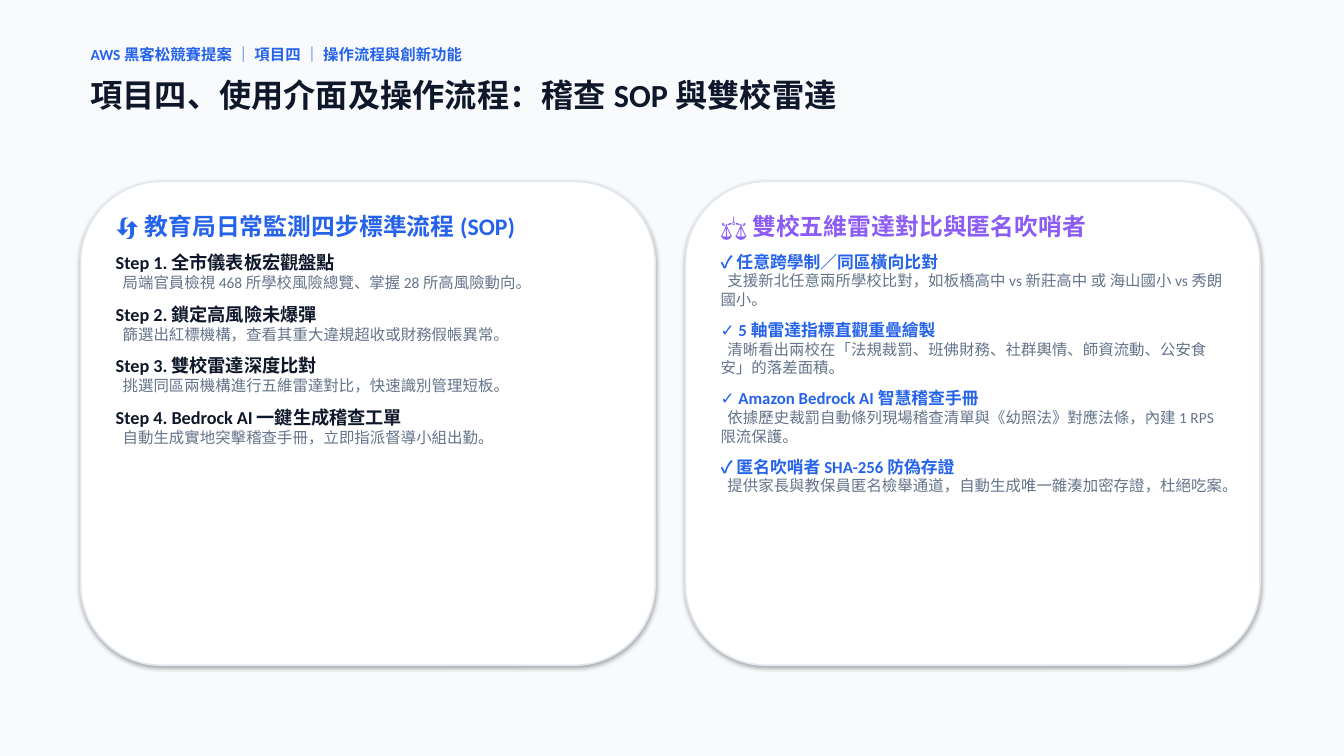
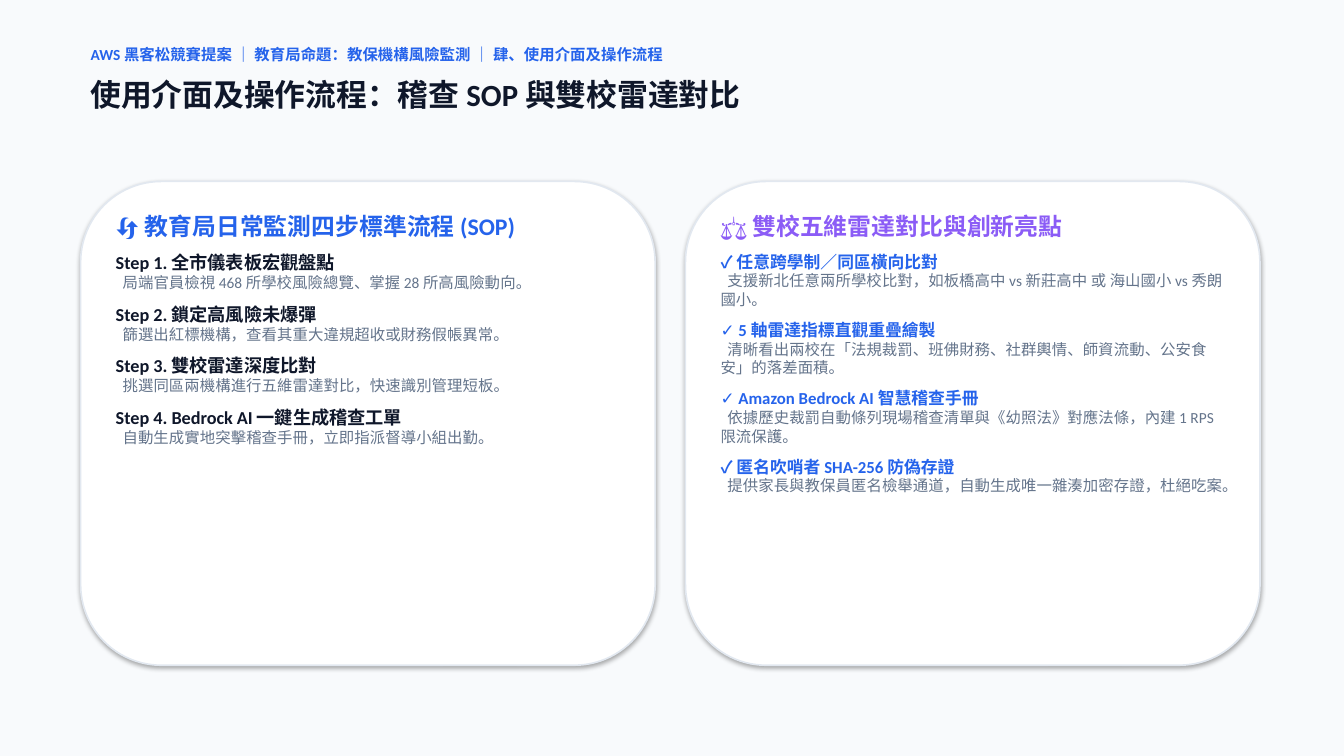
Before and after one commit to oscarlin9398-debug/smart-watchdog, a slide deck: slide 8 of 新北市校園治理情報平台_提案簡報.pptx. Drawn at 1344x756 pixels with LibreOffice and Linux fonts; fonts in the diff are those of the drawing. Boxes give left, top, right and bottom in pixels: in the first picture for what was removed or moved away, otherwise in the second. Text is boxed around its words. In the diff, an @@ line names an element or a change of style, - is before the commit and + after.

```diff
--- a/新北市校園治理情報平台_提案簡報.pptx
+++ b/新北市校園治理情報平台_提案簡報.pptx
@@ text at [91,45,663,65]: text changed @@
-AWS 黑客松競賽提案 ｜ 項目四 ｜ 操作流程與創新功能
+AWS 黑客松競賽提案 ｜ 教育局命題：教保機構風險監測 ｜ 肆、使用介面及操作流程
@@ text at [91,79,740,109]: text changed; size 23 to 22 pt @@
-項目四、使用介面及操作流程：稽查 SOP 與雙校雷達
+使用介面及操作流程：稽查 SOP 與雙校雷達對比
@@ text at [752,214,1062,237]: text changed @@
-⚖️ 雙校五維雷達對比與匿名吹哨者
+⚖️ 雙校五維雷達對比與創新亮點
```
Also in this commit, not shown: 9 other slides changed, 3 other files.
